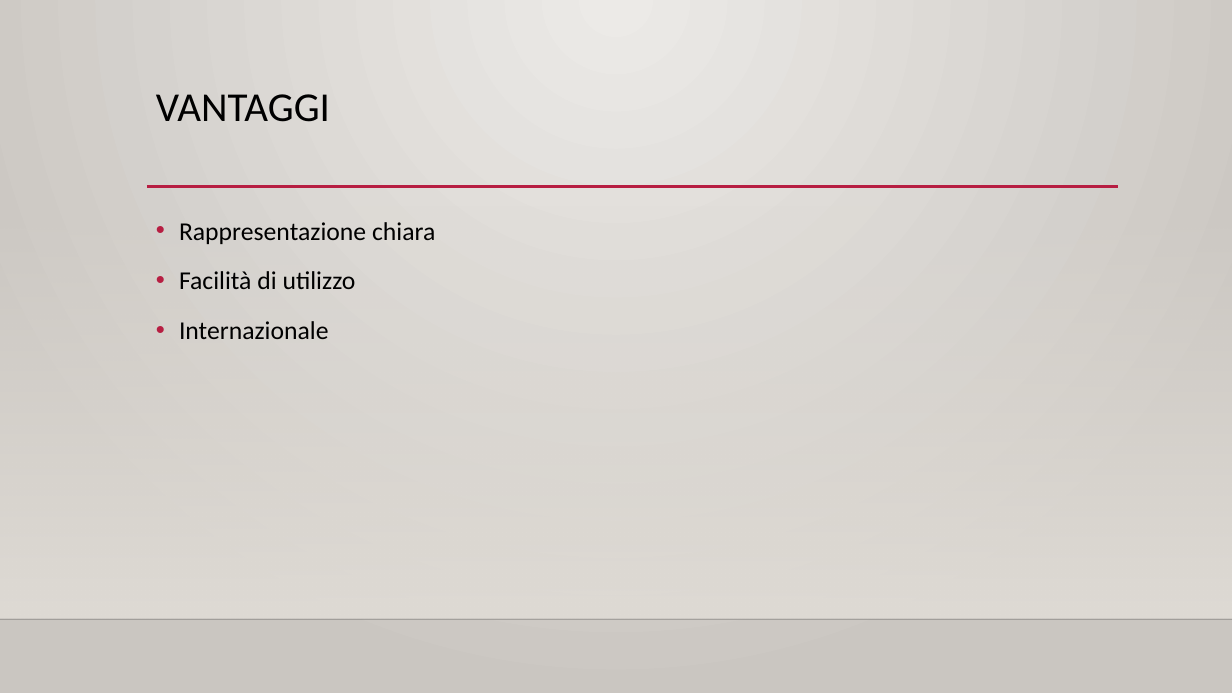
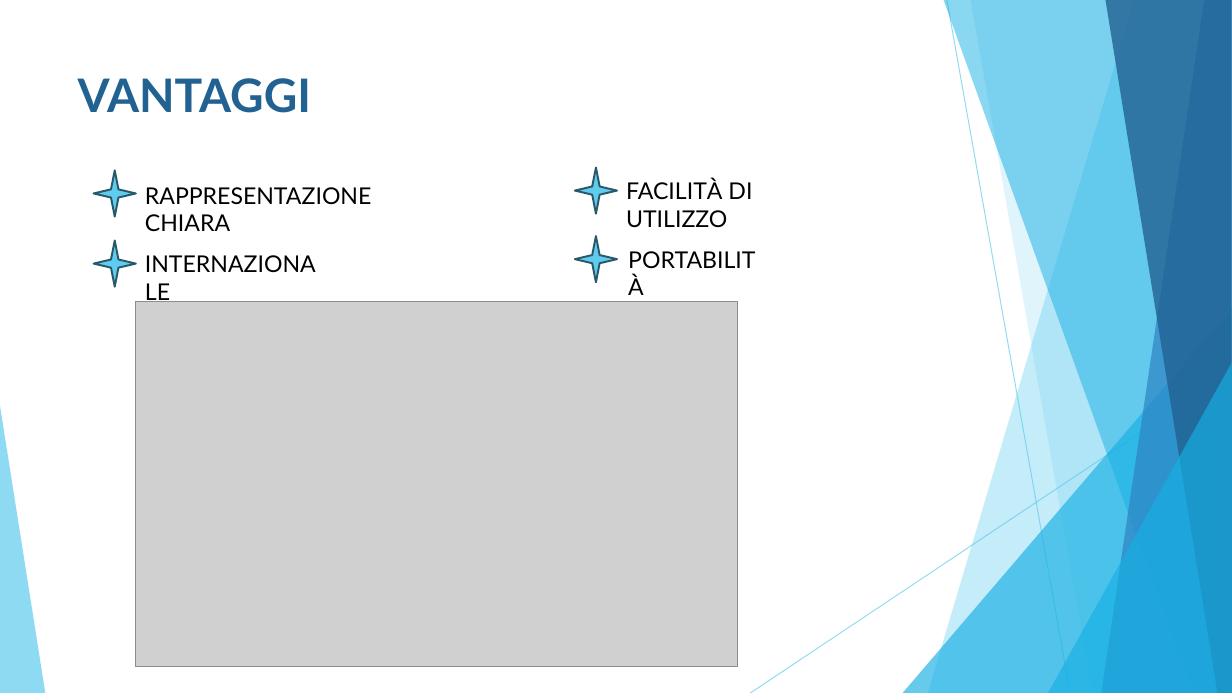
Before and after one commit to AleColo01/ChessCompiler, a slide deck: slide 4 of Docs/Pitch Elevator.pptx. Drawn at 1232x693 pixels with LibreOffice and Linux fonts; fonts in the diff are those of the drawing; grey boxes stand for pictures; background and template pictures are left out. Boxes give left, top, right and bottom in pixels: in the first picture for what was removed or moved away, otherwise in the second. Text is boxed around its words. In the diff, an @@ line names an element or a change of style, - is before the commit and + after.

```diff
--- a/Docs/Pitch Elevator.pptx
+++ b/Docs/Pitch Elevator.pptx
@@ background gradient #ECEAE7 to #CAC7C1 to #FFFFFF @@
@@ title "VANTAGGI": place and size @@
-title "VANTAGGI" at [156, 94, 330, 122]
+title "VANTAGGI" at [78, 78, 311, 113]
@@ title "VANTAGGI" at [78, 78, 311, 113]: size 32 to 36 pt, font Calibri to Lato, text colour #000000 to #226292, bold on; line spacing 0.9 to 1 @@
@@ star added at [93, 170, 136, 216], fill #5FCBEF, outline #2A5969 1.5 pt @@
@@ star added at [575, 167, 617, 213], fill #5FCBEF, outline #2A5969 1.5 pt @@
@@ text added at [626, 179, 752, 228], 18 pt, text #000000 @@
+FACILITÀ DI UTILIZZO
@@ rectangle removed at [0, 204, 1232, 619] @@
@@ text added at [145, 187, 372, 232], 18 pt, text #000000 @@
+RAPPRESENTAZIONE CHIARA
@@ line removed from (147, 187) to (1118, 187) @@
@@ text removed at [179, 222, 435, 339] @@
-• Rappresentazione chiara
-• Facilità di utilizzo
-• Internazionale
@@ star added at [575, 237, 617, 283], fill #5FCBEF, outline #2A5969 1.5 pt @@
@@ star added at [93, 240, 136, 287], fill #5FCBEF, outline #2A5969 1.5 pt @@
@@ text added at [136, 245, 333, 282], 18 pt, text #000000 @@
+INTERNAZIONALE
@@ text added at [619, 240, 770, 277], 18 pt, text #000000 @@
+PORTABILITÀ
@@ picture added at [136, 301, 738, 666] @@
@@ group added at [0, 0, 1232, 693]: 5 freeform shapes, 3 triangles, 2 lines @@
@@ line removed from (0, 619) to (1232, 619) @@
```
Also in this commit, not shown: 2 other slides changed, 2 slides added, 2 slides removed, 1 other file.
